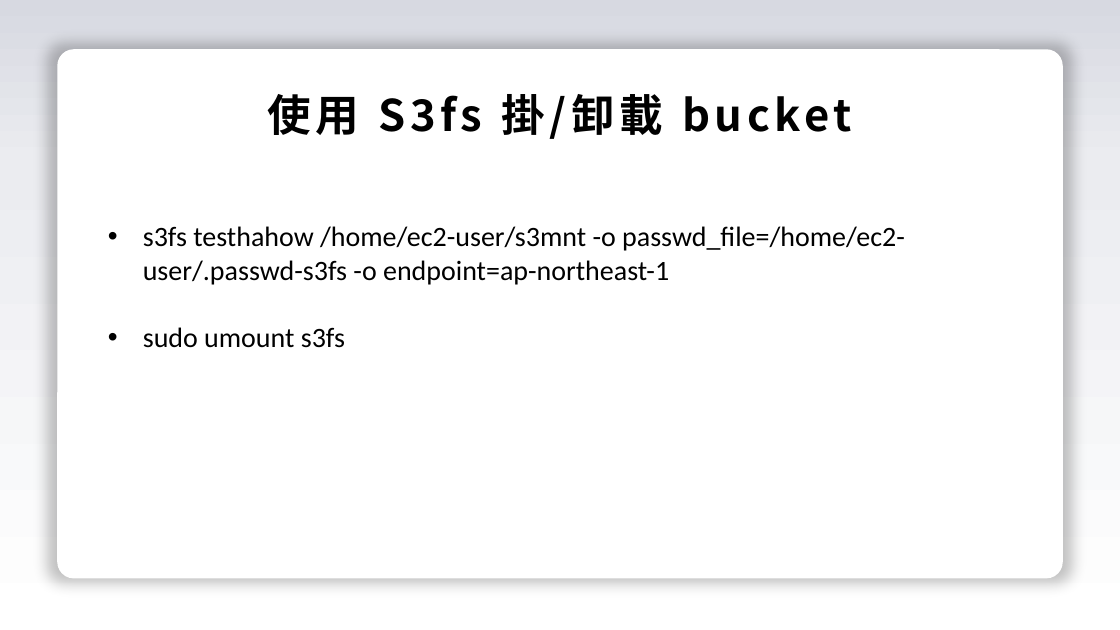
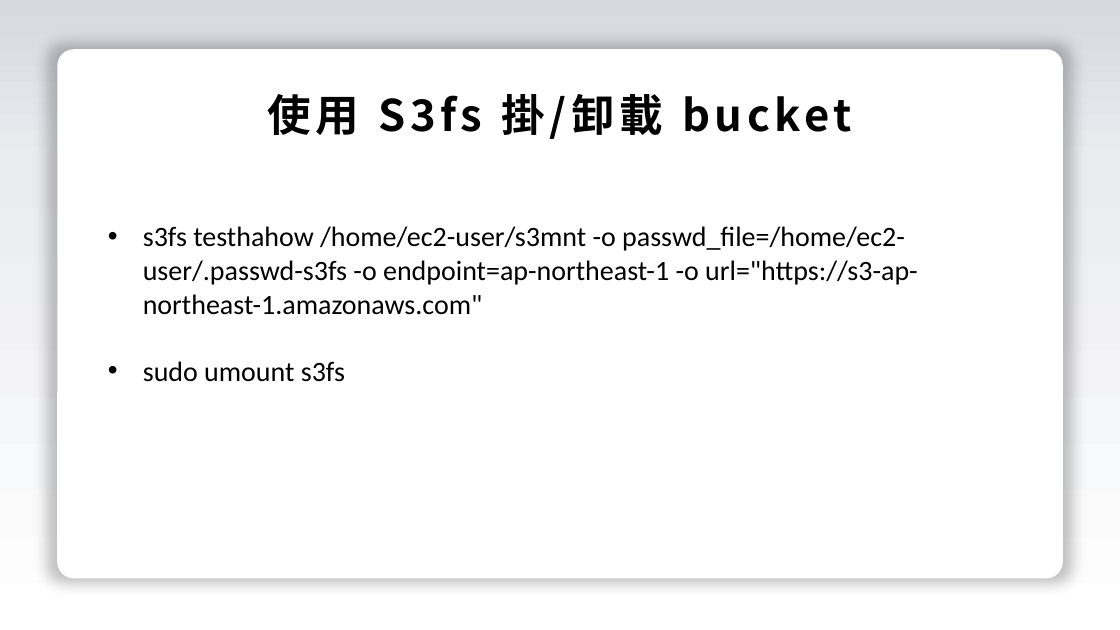
Before and after one commit to qqjameqq1/17learn-aws, a slide deck: slide 7 of 章節 6 - AWS S3 雲端儲存服務介紹及設置/利用 S3fs 輕鬆在 EC2 上掛載及卸載 S3/利用 S3fs 輕鬆在 EC2 上掛載及卸載 S3.pptx. Drawn at 1120x630 pixels with LibreOffice and Linux fonts; fonts in the diff are those of the drawing. Boxes give left, top, right and bottom in pixels: in the first picture for what was removed or moved away, otherwise in the second. Text is boxed around its words. In the diff, an @@ line names an element or a change of style, - is before the commit and + after.

Commit message:
更新 s3fs 語法

```diff
--- a/章節 6 - AWS S3 雲端儲存服務介紹及設置/利用 S3fs 輕鬆在 EC2 上掛載及卸載 S3/利用 S3fs 輕鬆在 EC2 上掛載及卸載 S3.pptx
+++ b/章節 6 - AWS S3 雲端儲存服務介紹及設置/利用 S3fs 輕鬆在 EC2 上掛載及卸載 S3/利用 S3fs 輕鬆在 EC2 上掛載及卸載 S3.pptx
@@ text at [143, 226, 918, 315]: text changed @@
-• s3fs testhahow /home/ec2-user/s3mnt -o passwd_file=/home/ec2-user/.passwd-s3fs -o endpoint=ap-northeast-1
+• s3fs testhahow /home/ec2-user/s3mnt -o passwd_file=/home/ec2-user/.passwd-s3fs -o endpoint=ap-northeast-1 -o url="https://s3-ap-northeast-1.amazonaws.com"
```
